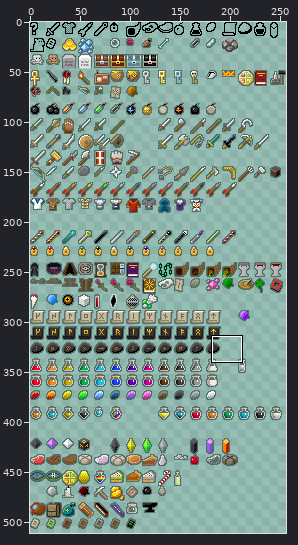
Sprite sheet -- core/src/main/assets/sprites/items.png. Above, an overview of the earlier version with the close-up marked.
Close-up. Before:
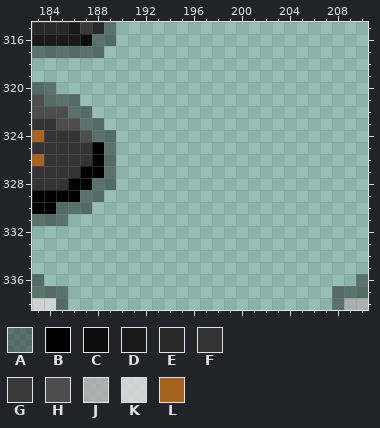
The file is 256x512 pixels. Pixels under 10% opacity are left out. Colours within 5 levels of each other are drawn and written as one. Shown: x 183..210, y 315..338. The wide view leaves out empty margins.
Palette (. is transparent): A #00000066  B #000000  C #0c0c0c  D #1a1a1a  E #272727  F #333333  G #393939  H #4d4d4d  J #aeaeaed1  K #dadadad1  L #a66321
Pixels before, first column x 183:
315 EEEDGEA.....................
316 DDDDCAA.....................
317 AAAAAA......................
318 ............................
319 ............................
320 AA..........................
321 HAAA........................
322 HHHAA.......................
323 FFHHAA......................
324 LFFFHAA.....................
325 FFFFFBA.....................
326 LFFFFBA.....................
327 FFFFBBA.....................
328 FFFBBAA.....................
329 BBBBAA......................
330 BBAAA.......................
331 AAA.........................
332 ............................
333 ............................
334 ............................
335 ............................
336 A..........................A
337 AAA......................AAA
338 KKA......................AJJ
New version:
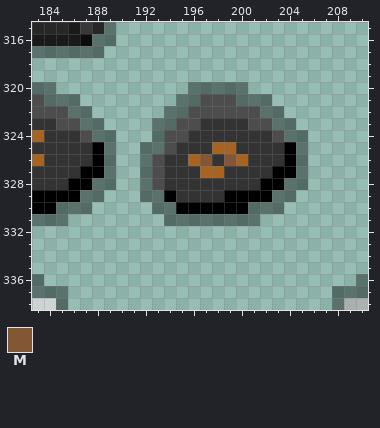
Colours new in this view: M #815734
What changed:
Colour A is added in row 320 at x 196 to 200; in row 321 at x 195 to 196 and 200 to 202; in row 322 at x 194 to 195 and 202 to 203; in row 323 at x 193 to 194 and 203 to 204; in row 324 at x 193 and 204 to 205; in row 325 at x 192 to 193 and 205.
Colour A is added in rows 326 to 327 at x 192 and 205; in row 328 at x 192 and 204 to 205; in row 329 at x 192 to 193 and 203 to 204; in row 330 at x 193 to 194 and 201 to 203; in row 331 at x 194 to 201.
Colour B is added in rows 325 to 326 at x 204; in row 327 at x 203 to 204; in row 328 at x 202 to 203; in row 329 at x 194 and 199 to 202; in row 330 at x 195 to 200.
Colour F is added in row 323 at x 197 to 200; in row 324 at x 196 to 202; in row 325 at x 195 to 197 and 200 to 203; in row 326 at x 194 to 195, 198 and 201 to 203; in row 327 at x 194 to 196 and 199 to 202; in row 328 at x 194 to 201.
Colour F is added in row 329 at x 195 to 198.
Colour H is added in row 321 at x 197 to 199; in row 322 at x 196 to 201; in row 323 at x 195 to 196 and 201 to 202; in row 324 at x 194 to 195 and 203; in row 325 at x 194; in rows 326 to 328 at x 193.
Colour L is added in row 325 at x 198 to 199; in row 326 at x 196 and 200; in row 327 at x 197 to 198.
Colour M is added in row 326 at x 197 and 199.
Where, in picture pixels (left, top, right, bottom), the same in both close-ups:
added: (140, 82, 308, 226)
